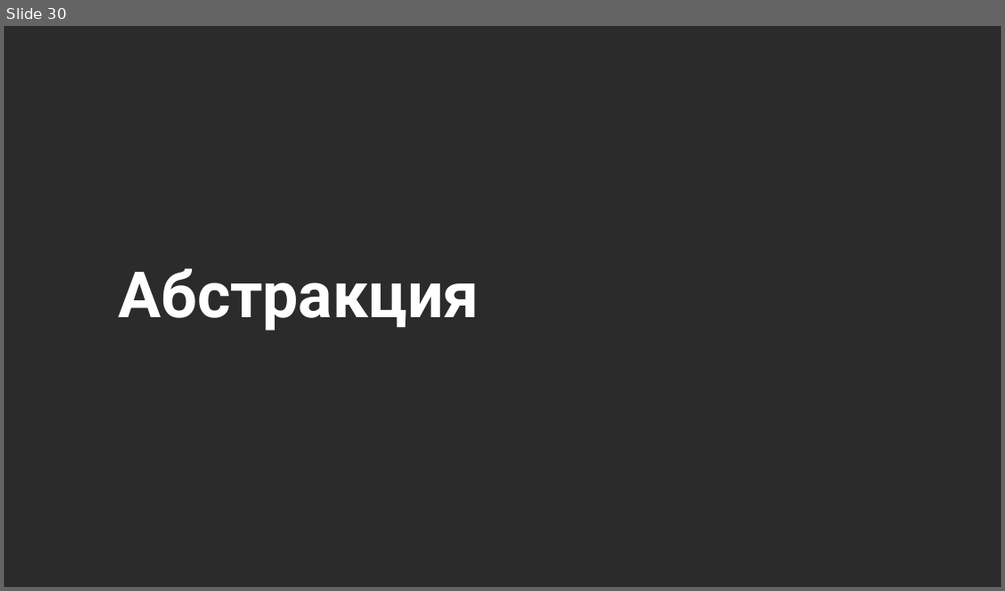
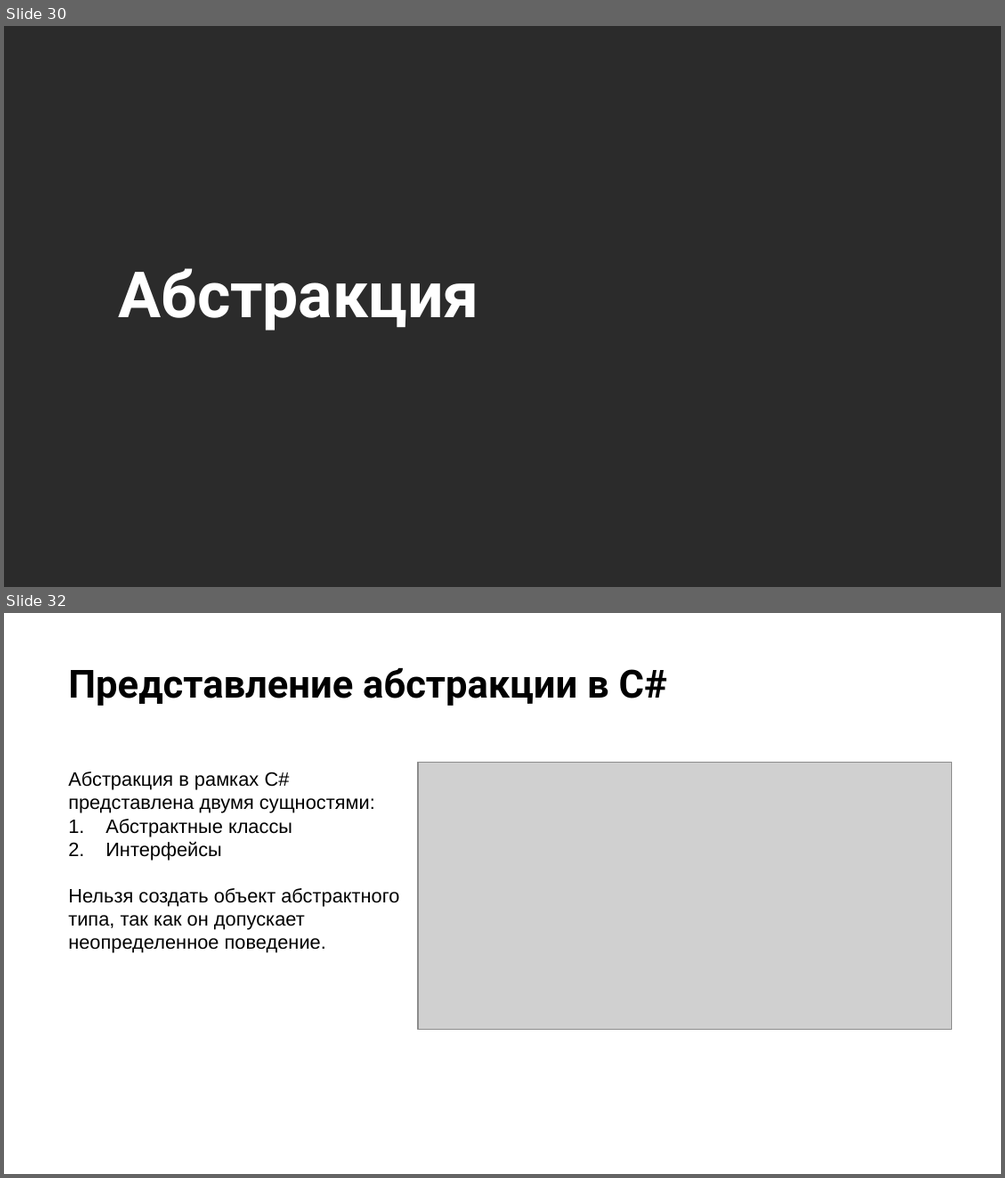
Before and after one commit to NilovPavel/OOP, a slide deck: ООП.pptx. Shown one above the other, each under a label of ours: slide 30 before the commit, slides 30 and 32 after it; the slides between them are not shown. The pictures are 1005x591 and 1005x1178 pixels, drawn with LibreOffice and Linux fonts; fonts in the diff are those of the drawing; grey boxes stand for pictures; background and template pictures are left out; a plain dark background stands for a picture behind light text. Boxes give left, top, right and bottom in pixels: in the first picture for what was removed or moved away, otherwise in the second. Text is boxed around its words. In the diff, an @@ line names an element or a change of style, - is before the commit and + after.

```diff
--- a/ООП.pptx
+++ b/ООП.pptx
@@ slide 32 added at [4,613,1001,1174], background picture (left out) @@
@@ title added at [68,668,667,706], 28 pt, text #000000, bold @@
+Представление абстракции в C#
@@ text added at [68,771,399,953], 14 pt, text #000000 @@
+Абстракция в рамках C# представлена двумя сущностями:
+1. Абстрактные классы
+2. Интерфейсы
+Нельзя создать объект абстрактного типа, так как он допускает неопределенное поведение.
@@ picture added at [418,763,951,1030] @@
```
Also in this commit, not shown: 7 slides changed, 5 other slides added.
